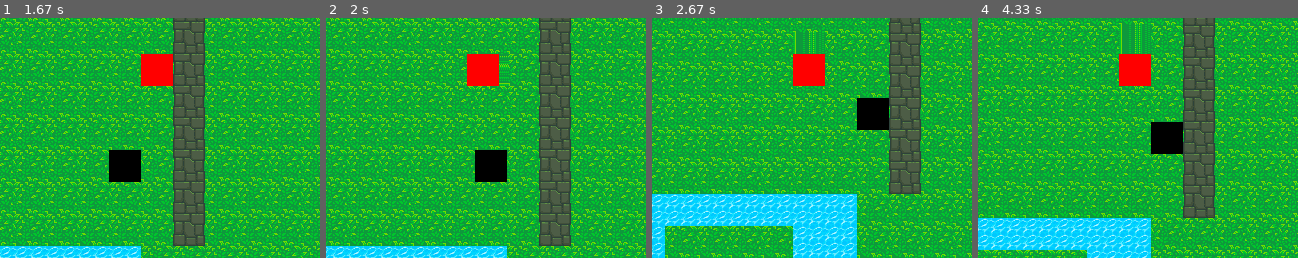
Above: before the commit, frames 1-4 (left to right).
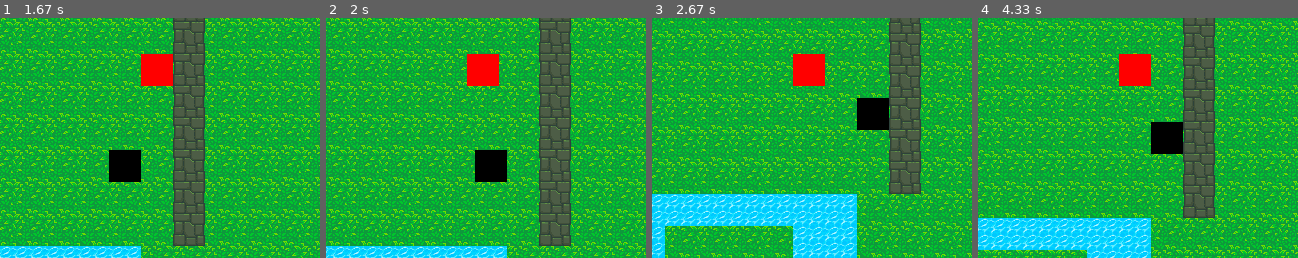
Above: after the commit, the same moments.

Repository: vieirafrancisco/game-dev
Game: pygame game, started from pygame/pokemon/run.py
Two runs of this game, one before a commit and one after it. Both use one fixed random seed, a clock stepped at 60 frames per second and the inputs below.
Inputs:
- Up to frame 1 (1.67 s): hold Right 0.33-0.8 s; hold Right 0.83-1.13 s; hold Right 1.17-1.63 s
- Up to frame 2 (2 s): hold Left from 1.67 s (still down)
- Up to frame 3 (2.67 s): release Left at 2.2 s; hold Down 2.23-2.53 s; hold Left from 2.57 s (still down)
- Up to frame 4 (4.33 s): release Left at 2.97 s; hold Up 3-3.37 s; hold Right 3.4-4.03 s; hold Down from 4.07 s (still down)
The pictures show only the part of the screen within x 28-78%, y 39-89%; the shares and areas given below are measured in that part.

Frame 1 is identical in both runs. In frame 2, 0.2% of the frame differs, in the area x 54-57%, y 15-29%; in frame 3, 0.4%; in frame 4, 0.6%, in the area x 44-55%, y 3-15%.

Commit message:
refactoring code to add camera class and to fix player movement update and render

Diff:
--- a/pygame/pokemon/game/entities/entity.py
+++ b/pygame/pokemon/game/entities/entity.py
@@ -14,10 +14,10 @@
         self.parent = None
         self.child = None
 
-    def start(self, tmap, surface, dest):
+    def start(self, camera, surface, dest):
         self.show(surface, dest)
         if self.child is not None:
-            self.child.start(tmap, self.surface, (0, 0))
+            self.child.start(camera, self.surface, (0, 0))
 
     def show(self, surface, dest):
         surface.blit(self.surface, dest)
--- a/pygame/pokemon/game/entities/units/enemy.py
+++ b/pygame/pokemon/game/entities/units/enemy.py
@@ -23,7 +23,8 @@
         if self.child is not None:
             self.child.start(tmap, surface, dest)
 
-    def move(self, tmap):
+    def move(self, camera):
+        tmap = camera.tmap
         if self.counter % self.speed == 0:
             self.counter = 1
             directions = []
@@ -36,7 +37,7 @@
                     is_solid_entity = False
                 out_of_map = x < 0 or x >= tmap.cols or y < 0 or y >= tmap.rows
                 distance = euclidian_distance(x, y, self.respawn_posx, self.respawn_posy)
-                if not isinstance(entity, Unity) and not is_solid_entity and distance <= self.walk_range and not out_of_map:
+                if not isinstance(entity, Unity) and not is_solid_entity and distance <= self.walk_range and not out_of_map and (x, y) != camera.player.get_pos():
                     directions.append(idx)
             if directions != []:
                 direction = random.choice(directions)
--- a/pygame/pokemon/game/entities/units/player.py
+++ b/pygame/pokemon/game/entities/units/player.py
@@ -10,13 +10,10 @@
         self.dir = {"RIGHT": 0, "LEFT": 0, "UP": 0, "DOWN": 0}
         self.ismov = False
 
-    def start(self, tmap, surface, dest):
-        pass
-
     def show(self, surface):
         pygame.draw.rect(surface, (255,0,0), self.rect)
 
-    def move(self, tmap):
+    def move(self, camera):
         keys = pygame.key.get_pressed()
         if keys[pygame.K_RIGHT] and not self.ismov:
             self.dir["RIGHT"] = 1
@@ -30,19 +27,19 @@
         if keys[pygame.K_UP] and not self.ismov:
             self.dir["UP"] = 1
             self.ismov = True
-        is_up = self.dir["UP"] and not self.iscollide(tmap, self.posx, self.posy-1)
-        is_down = self.dir["DOWN"] and not self.iscollide(tmap, self.posx, self.posy+1)
-        is_left = self.dir["LEFT"] and not self.iscollide(tmap, self.posx-1, self.posy)
-        is_right = self.dir["RIGHT"] and not self.iscollide(tmap, self.posx+1, self.posy)
+        is_up = self.dir["UP"] and not self.iscollide(camera, self.posx, self.posy-1)
+        is_down = self.dir["DOWN"] and not self.iscollide(camera, self.posx, self.posy+1)
+        is_left = self.dir["LEFT"] and not self.iscollide(camera, self.posx-1, self.posy)
+        is_right = self.dir["RIGHT"] and not self.iscollide(camera, self.posx+1, self.posy)
         if is_up:
-            tmap.dy -= self.speed
+            camera.dy -= self.speed
         if is_down:
-            tmap.dy += self.speed
+            camera.dy += self.speed
         if is_left:
-            tmap.dx -= self.speed
+            camera.dx -= self.speed
         if is_right:
-            tmap.dx += self.speed
-        if tmap.dx % TILE_SIZE == 0 and tmap.dy % TILE_SIZE == 0:
+            camera.dx += self.speed
+        if camera.dx % TILE_SIZE == 0 and camera.dy % TILE_SIZE == 0:
             old_pos = self.posx, self.posy
             if is_up:
                 self.posy -= 1
@@ -54,9 +51,9 @@
                 self.posx += 1
             self.dir = {"RIGHT": 0, "LEFT": 0, "UP": 0, "DOWN": 0}
             self.ismov = False
-            tmap.set_entity_position(self, old_pos)
 
-    def iscollide(self, tmap, x, y):
+    def iscollide(self, camera, x, y):
+        tmap = camera.tmap
         entity = tmap.get_entity(x, y)
         if entity:
             is_solid_entity = entity.solid
--- a/pygame/pokemon/game/entities/units/unity.py
+++ b/pygame/pokemon/game/entities/units/unity.py
@@ -10,5 +10,5 @@
         self.speed = speed
 
     @abstractmethod
-    def move(self, tmap):
+    def move(self, camera):
         pass
--- a/pygame/pokemon/game/game.py
+++ b/pygame/pokemon/game/game.py
@@ -3,6 +3,7 @@
 
 from settings import *
 from game.map.map import Map, RandomMap, LoaderMap, PixeledMap
+from game.map.camera import Camera
 from game.entities.units.player import Player
 from game.entities.units.enemy import Enemy
 
@@ -23,21 +24,20 @@
         self.enemy = Enemy(10, 9, False, 100, 50, walk_range=3)
         self.enemy2 = Enemy(2, 8, False, 100, 50, walk_range=3)
         self.enemy3 = Enemy(13, 3, False, 100, 50, walk_range=3)
-        self.map.add_entity(self.player)
         self.map.add_entity(self.enemy)
         self.map.add_entity(self.enemy2)
         self.map.add_entity(self.enemy3)
+        self.camera = Camera(self.player, self.map)
 
     def on_cleanup(self):
         pygame.quit()
 
     def on_render(self):
-        self.map.show(self._disp_window)
-        self.player.show(self._disp_window)
+        self.camera.show(self._disp_window)
 
     def on_loop(self):
-        self.player.move(self.map)
-        pygame.display.set_caption(f"Pokémon - FPS: {self.clock.get_fps()}")
+        self.camera.update()
+        pygame.display.set_caption(f"Pokémon - FPS: {round(self.clock.get_fps(), 1)}")
 
     def on_event(self, event):
         if event.type == pygame.QUIT:
--- a/pygame/pokemon/game/map/map.py
+++ b/pygame/pokemon/game/map/map.py
@@ -15,8 +15,6 @@
         self.cols = cols
         self.surface = pygame.Surface((WIDTH, HEIGHT))
         self.src_img, self.tiles = SpriteSheet("32x32_map_tile_v4.png").get_objects()
-        self.dx = 0
-        self.dy = 0
 
     def show(self, master):
         for j in range(self.rows):
@@ -88,30 +86,6 @@
     def __init__(self, image_url):
         LoaderMap.__init__(self, image_url)
 
-    def show(self, master):
-        # corner pins
-        x0 = self.dx >> 5
-        x1 = (self.dx >> 5) + T_WIDTH
-        y0 = self.dy >> 5
-        y1 = (self.dy >> 5) + T_HEIGHT
-        print(x0, x1, y0, y1)
-        for j in range(y0, y1 + 1):
-            y = (j * TILE_SIZE - self.dy)
-            for i in range(x0, x1 + 1):
-                x = (i * TILE_SIZE - self.dx)
-                dest = (x, y)
-                if i >= 0 and j >= 0 and i < self.cols and j < self.rows:
-                    entity = self.get_entity(i, j)
-                    entity.start(self, self.surface, dest)
-                else:
-                    self.surface.blit(self.src_img, dest, self.tiles["default"])
-        master.blit(self.surface, (0,0))
-
-    def update(self, entity):
-        top_entity = entity.get_top()
-        if isinstance(top_entity, Unity):
-            top_entity.move(self)
-
     def add_entity(self, entity):
         x, y = entity.get_pos()
         if (x, y) in self.entities.keys():
